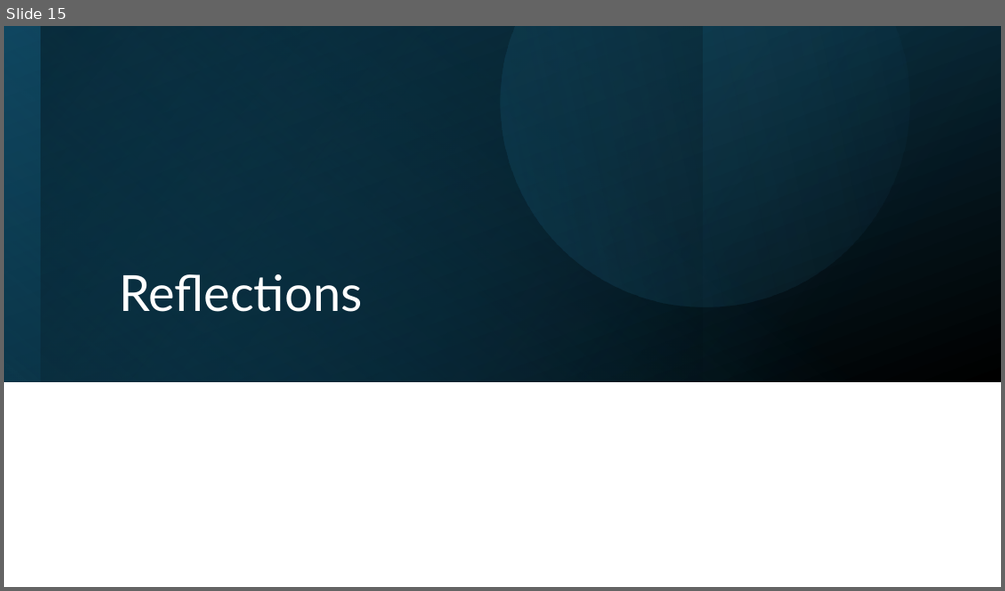
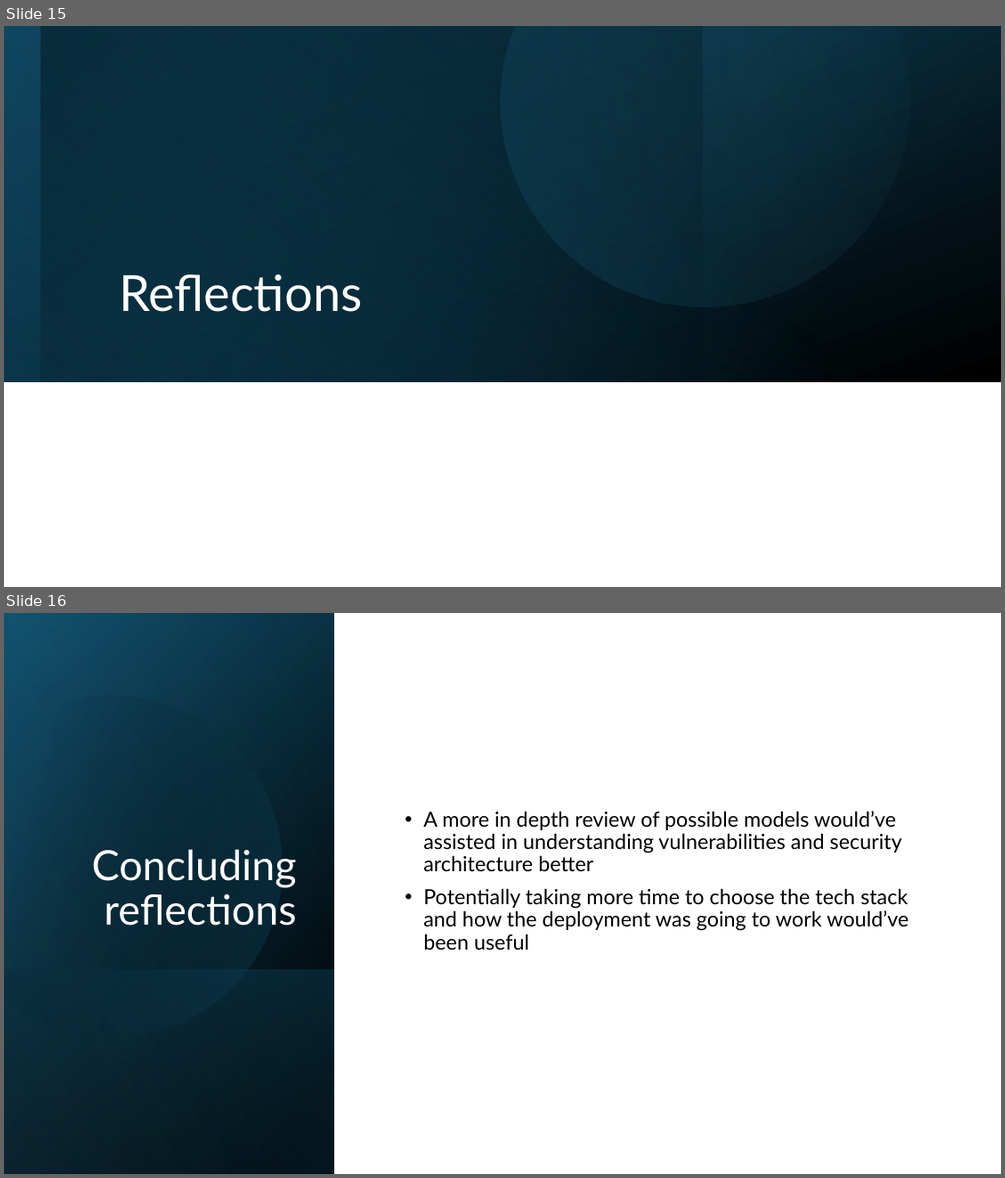
Before and after one commit to Fitch-Gamer/Bachelors-Dissertation, a slide deck: Demonstration of progress/Demonstration of progress.pptx. Shown one above the other, each under a label of ours: slide 15 before the commit, slides 15 and 16 after it. The pictures are 1005x591 and 1005x1178 pixels, drawn with LibreOffice and Linux fonts; fonts in the diff are those of the drawing. Boxes give left, top, right and bottom in pixels: in the first picture for what was removed or moved away, otherwise in the second. Text is boxed around its words. In the diff, an @@ line names an element or a change of style, - is before the commit and + after.

```diff
--- a/Demonstration of progress/Demonstration of progress.pptx
+++ b/Demonstration of progress/Demonstration of progress.pptx
@@ slide 16 added at <box>4,613,1001,1174</box>, background #FFFFFF @@
@@ rectangle added at <box>4,613,1001,1174</box>, fill #FFFFFF @@
@@ rectangle added at <box>4,613,334,1174</box>, fill gradient #000000 to #104862 @@
@@ rectangle added at <box>4,614,334,1174</box>, fill gradient #000000 to #156082 @@
@@ rectangle added at <box>4,613,334,1173</box>, fill gradient #000000 to #46B1E1 @@
@@ freeform shape added at <box>4,655,324,1071</box>, fill gradient #000000 to #156082 @@
@@ text added at <box>423,811,908,950</box>, 20 pt, text #000000 @@
+• A more in depth review of possible models would’ve assisted in understanding vulnerabilities and security architecture better
+• Potentially taking more time to choose the tech stack and how the deployment was going to work would’ve been useful
@@ title added at <box>92,849,297,925</box>, 40 pt, text #FFFFFF @@
+Concluding reflections
@@ rectangle added at <box>4,969,334,1174</box>, fill gradient #156082 to #000000 @@
```
Also in this commit, not shown: 3 slides changed, 3 other slides added, 3 slides removed, 17 other files.
